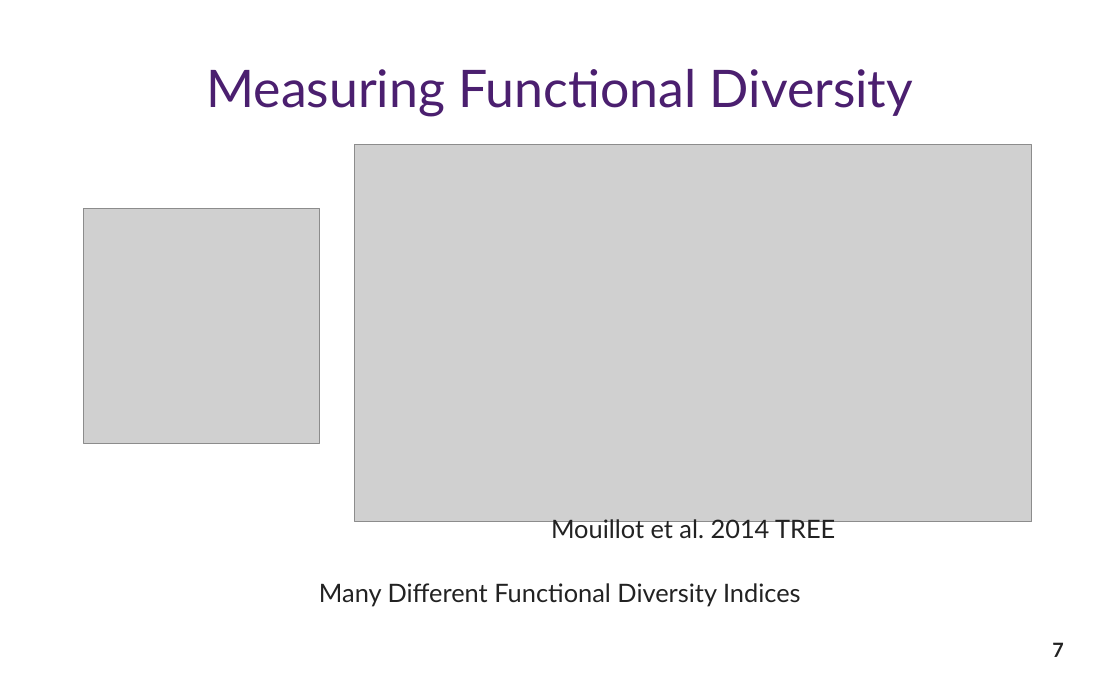
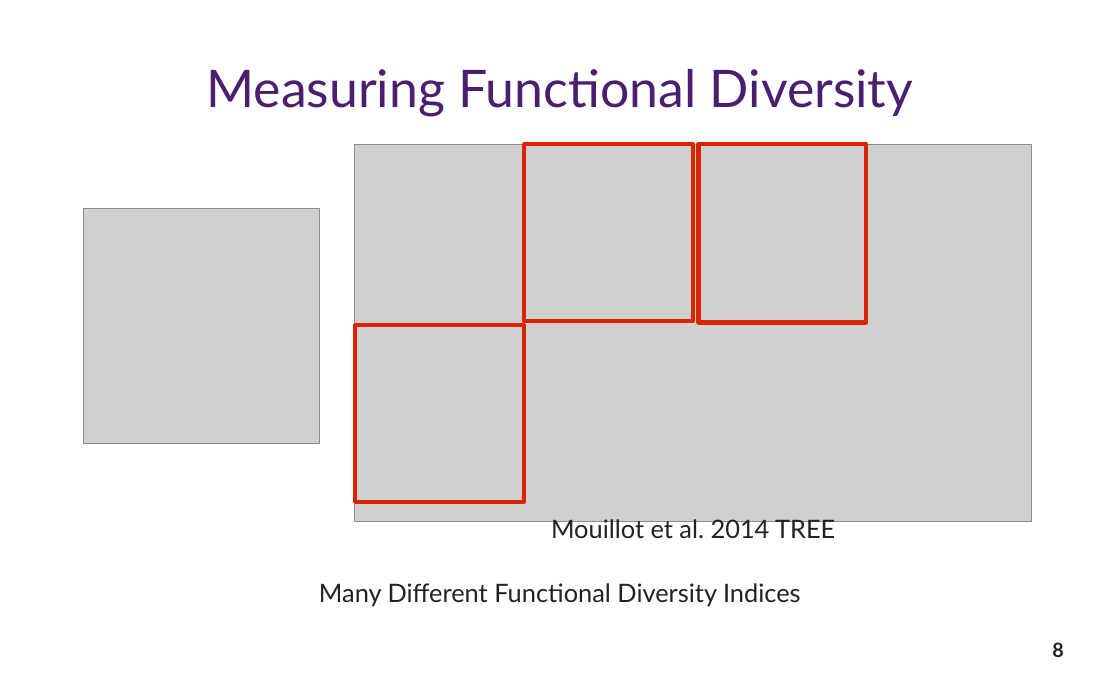
Before and after one commit to Rekyt/biodiversity_facets_tutorial, a slide deck: slide 8 of biodiversity_facets_presentation.odp (slide 7 before the commit). Drawn at 1120x700 pixels with LibreOffice and Linux fonts; fonts in the diff are those of the drawing; grey boxes stand for pictures. Boxes give left, top, right and bottom in pixels: in the first picture for what was removed or moved away, otherwise in the second. Text is boxed around its words. In the diff, an @@ line names an element or a change of style, - is before the commit and + after.

```diff
--- a/biodiversity_facets_presentation.odp
+++ b/biodiversity_facets_presentation.odp
@@ rectangle added at bbox=[524, 144, 693, 321], outline #DC2300 3 pt @@
@@ rectangle added at bbox=[699, 144, 867, 323], outline #DC2300 3 pt @@
@@ rectangle added at bbox=[356, 325, 524, 502], outline #DC2300 3 pt @@
@@ page number at bbox=[1052, 642, 1063, 657]: text changed @@
-7
+8
```
Also in this commit, not shown: 3 other slides changed, 9 slides added, 4 slides removed.
